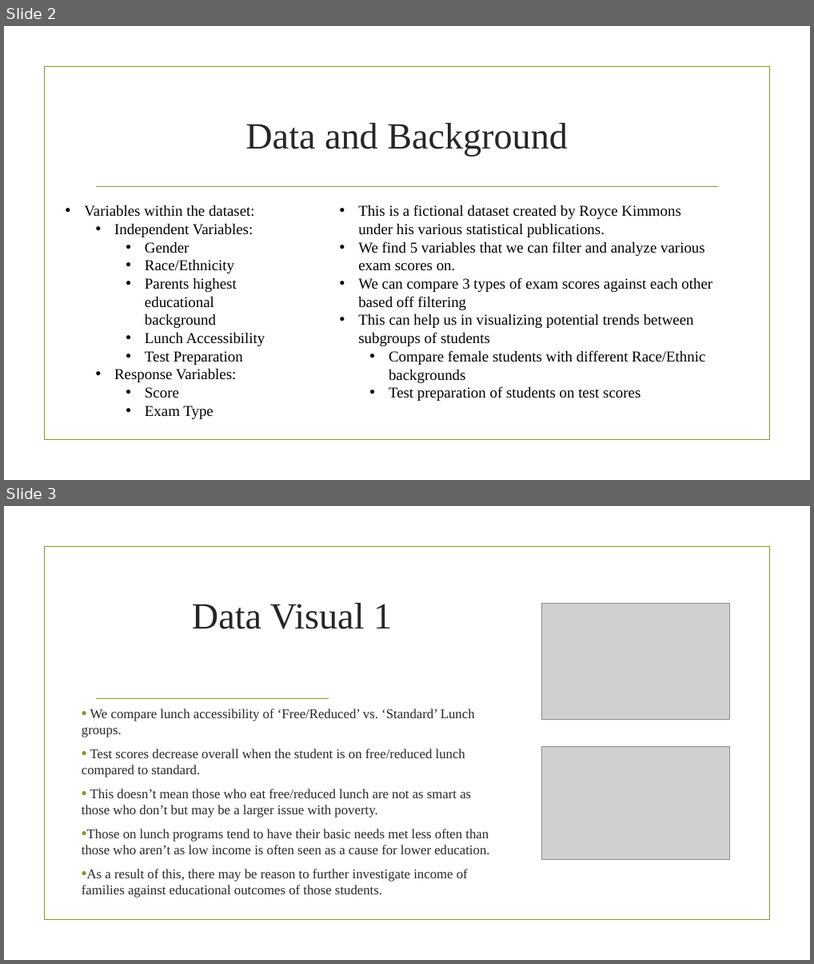
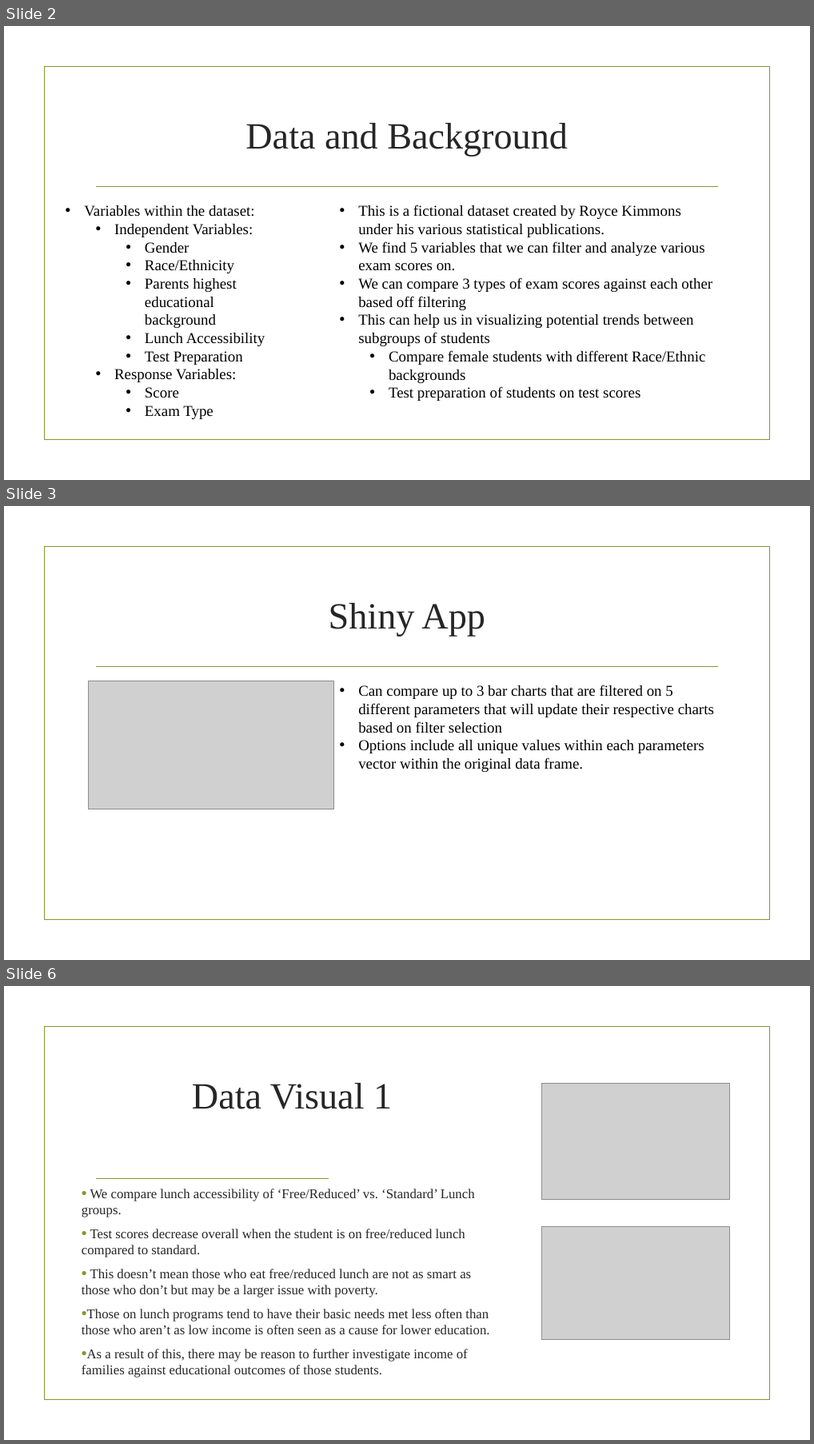
Before and after one commit to jackowen630/KUMCData824, a slide deck: Data 824 Final Project.pptx. Shown one above the other, each under a label of ours: slides 2 and 3 before the commit, slides 2, 3 and 6 after it; the slides between them are not shown. The pictures are 814x964 and 814x1444 pixels, drawn with LibreOffice and Linux fonts; fonts in the diff are those of the drawing; grey boxes stand for pictures; background and template pictures are left out. Boxes give left, top, right and bottom in pixels: in the first picture for what was removed or moved away, otherwise in the second. Text is boxed around its words. In the diff, an @@ line names an element or a change of style, - is before the commit and + after.

```diff
--- a/Data 824 Final Project.pptx
+++ b/Data 824 Final Project.pptx
@@ slide 3 added at <box>4,506,810,960</box>, background picture (left out); not listed: 2 template elements that a slide beside it also shows @@
@@ title added at <box>329,603,486,636</box>, 44 pt, text #262626 @@
+Shiny App
@@ picture added at <box>89,681,334,808</box> @@
@@ text added at <box>358,684,714,772</box>, 18 pt, text #000000 @@
+• Can compare up to 3 bar charts that are filtered on 5 different parameters that will update their respective charts based on filter selection
+• Options include all unique values within each parameters vector within the original data frame.
@@ what was slide 3 is now slide 6 @@
```
Also in this commit, not shown: 2 other slides added, 1 slide removed.
